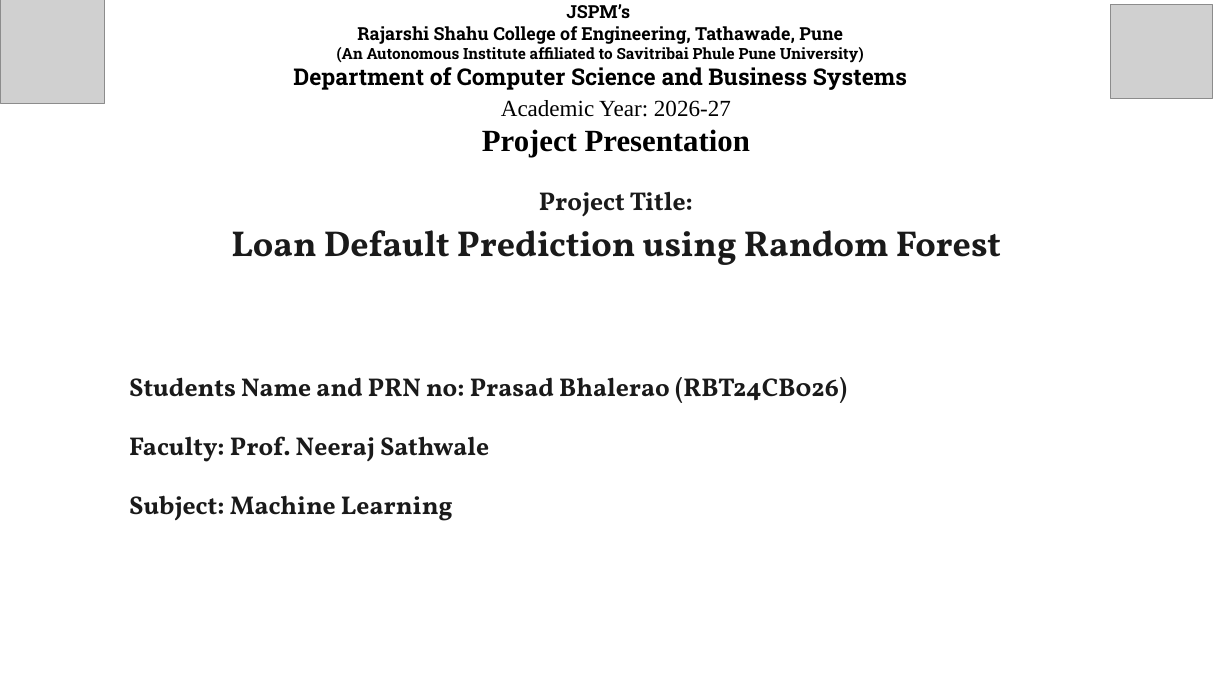
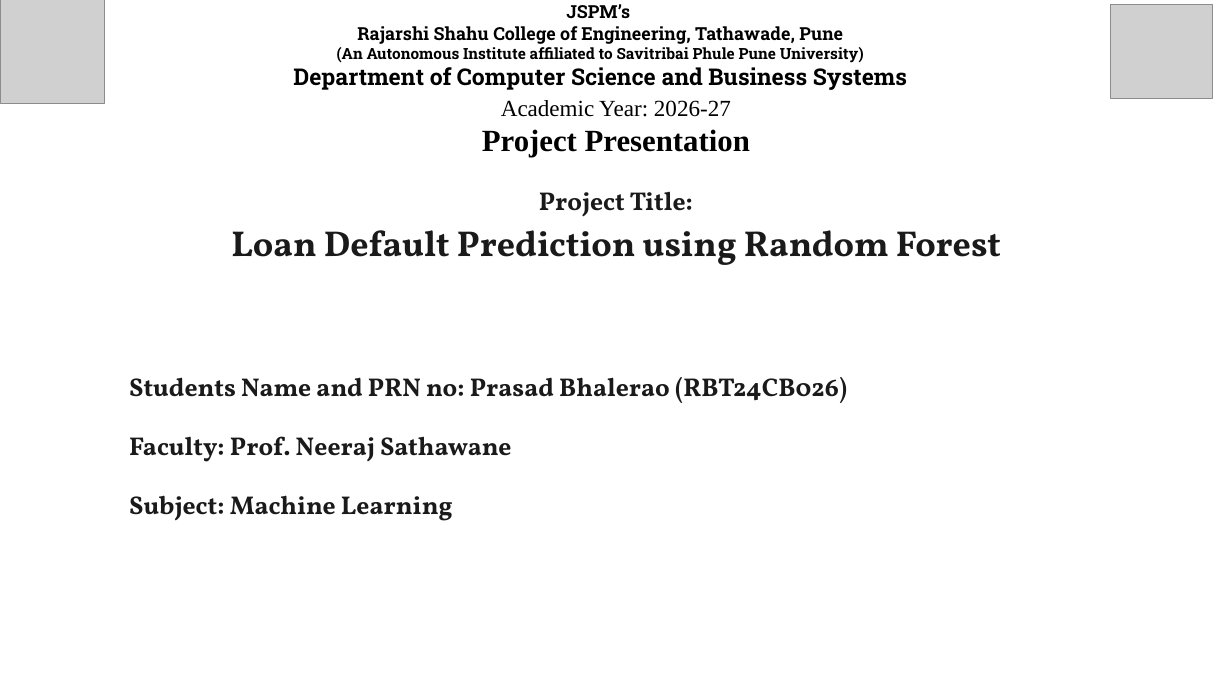
Before and after one commit to prasadbhalerao1/ML_Project, a slide deck: slide 1 of dev/deck/Loan_Default_Prediction_Seminar.pptx. Drawn at 1232x693 pixels with LibreOffice and Linux fonts; fonts in the diff are those of the drawing; grey boxes stand for pictures. Boxes give left, top, right and bottom in pixels: in the first picture for what was removed or moved away, otherwise in the second. Text is boxed around its words. In the diff, an @@ line names an element or a change of style, - is before the commit and + after.

```diff
--- a/dev/deck/Loan_Default_Prediction_Seminar.pptx
+++ b/dev/deck/Loan_Default_Prediction_Seminar.pptx
@@ text at bbox=[129, 436, 511, 462]: text changed @@
-Faculty: Prof. Neeraj Sathwale
+Faculty: Prof. Neeraj Sathawane
```
Also in this commit, not shown: 9 other files.
